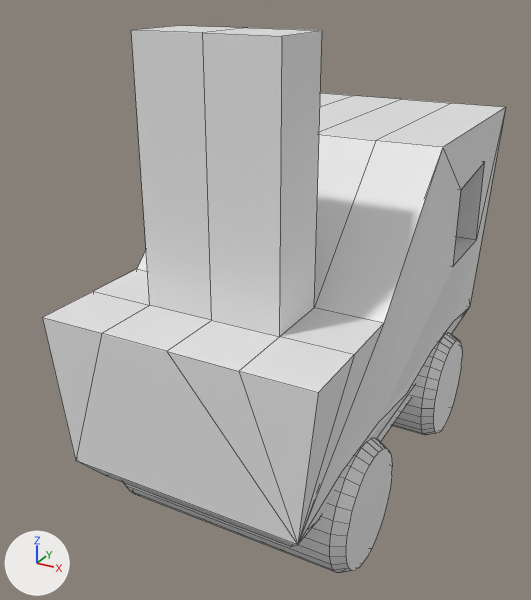
Renders of the Blender file blender/train1.blend from each side of a commit.
Rendered twice from a 50 mm lens placed at (2.41, -5.15, 4.05), pointed at (-0.27, -0.28, 1.62). Every picture has the same lights, and +X, +Y and +Z are marked at lower left. The picture after the commit comes second. Mesh edges are drawn as thin lines.

The scene before the commit, as lines of its bpy script (objects in view):
```python
me_cube = bpy.data.meshes.new('Cube')
me_cube.from_pydata(...)  # 77 vertices, 77 faces; spans x -1.0..1.0, y -1.0..1.0, z -0.5..2.77
me_cube.materials.append(mat_material)  # white #e7e7e7
me_cylinder = bpy.data.meshes.new('Cylinder')
me_cylinder.from_pydata(...)  # 128 vertices, 98 faces; spans x -1.0..1.0, y -1.0..1.0, z -1.0..1.0
me_cylinder_002 = bpy.data.meshes.new('Cylinder.002')
me_cylinder_002.from_pydata(...)  # 128 vertices, 98 faces; spans x -1.0..1.0, y -1.0..1.0, z -1.0..1.0
ob_cube = bpy.data.objects.new('Cube', me_cube)
ob_cube.location = (0.0, 0.0, 1.0)
ob_cube.scale = (1.0, 2.0, 1.0)
ob_cylinder = bpy.data.objects.new('Cylinder', me_cylinder)
ob_cylinder.location = (0.0, -1.0, 0.5)
ob_cylinder.rotation_euler = (0.0, 1.571, 0.0)  # degrees (0, 90, 0)
ob_cylinder.scale = (0.5, 0.5, 1.0)
ob_cylinder_001 = bpy.data.objects.new('Cylinder.001', me_cylinder_002)
ob_cylinder_001.location = (0.0, 1.0, 0.5)
ob_cylinder_001.rotation_euler = (0.0, 1.571, 0.0)  # degrees (0, 90, 0)
ob_cylinder_001.scale = (0.5, 0.5, 1.0)
```
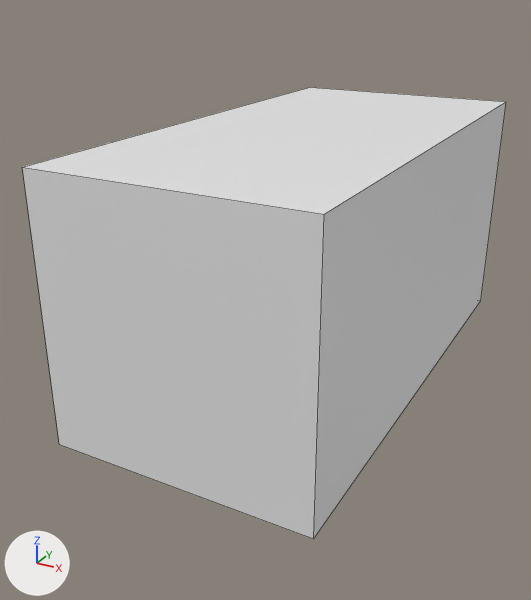
Boxes (x1, y1, x2, y2) around the edits, measured in the pictures (531 x 600 px):
'Cube', reshaped, moved (13% shorter)
    before: (43, 26, 505, 547)
    after: (22, 87, 506, 539)
'Cylinder', deleted
    before: (124, 438, 392, 573)
'Cylinder.001', deleted
    before: (392, 332, 462, 435)

What the commit changed:
me_cube is used by ob_cube; location (0.0, 0.0, 1.0); scale (1.0, 2.0, 1.0).
me_cube had 77 vertices, 77 faces and spanned x -1.0..1.0, y -1.0..1.0, z -0.5..2.77.
me_cube no longer uses material mat_material (white #e7e7e7).
me_cube now has 8 vertices, 6 faces and spans x -1.0..1.0, y -1.0..1.0, z -1.0..1.0.
Part 1, on me_cube:
75 vertices are removed from x -1.0..1.0, y -1.0..1.0, z -0.5..2.77.
77 faces are deleted.
6 vertices are added at (-1.0, -1.0, -1.0), (-1.0, 1.0, -1.0), (-1.0, 1.0, 1.0), (1.0, -1.0, -1.0), (1.0, 1.0, -1.0), (1.0, 1.0, 1.0).
6 new faces join them.
Object 'Cube' (ob_cube) moves from (0.0, 0.0, 1.0) to (0.0, 0.0, 2.0).
Object 'Cylinder' (ob_cylinder) is deleted.
Object 'Cylinder.001' (ob_cylinder_001) is deleted.
